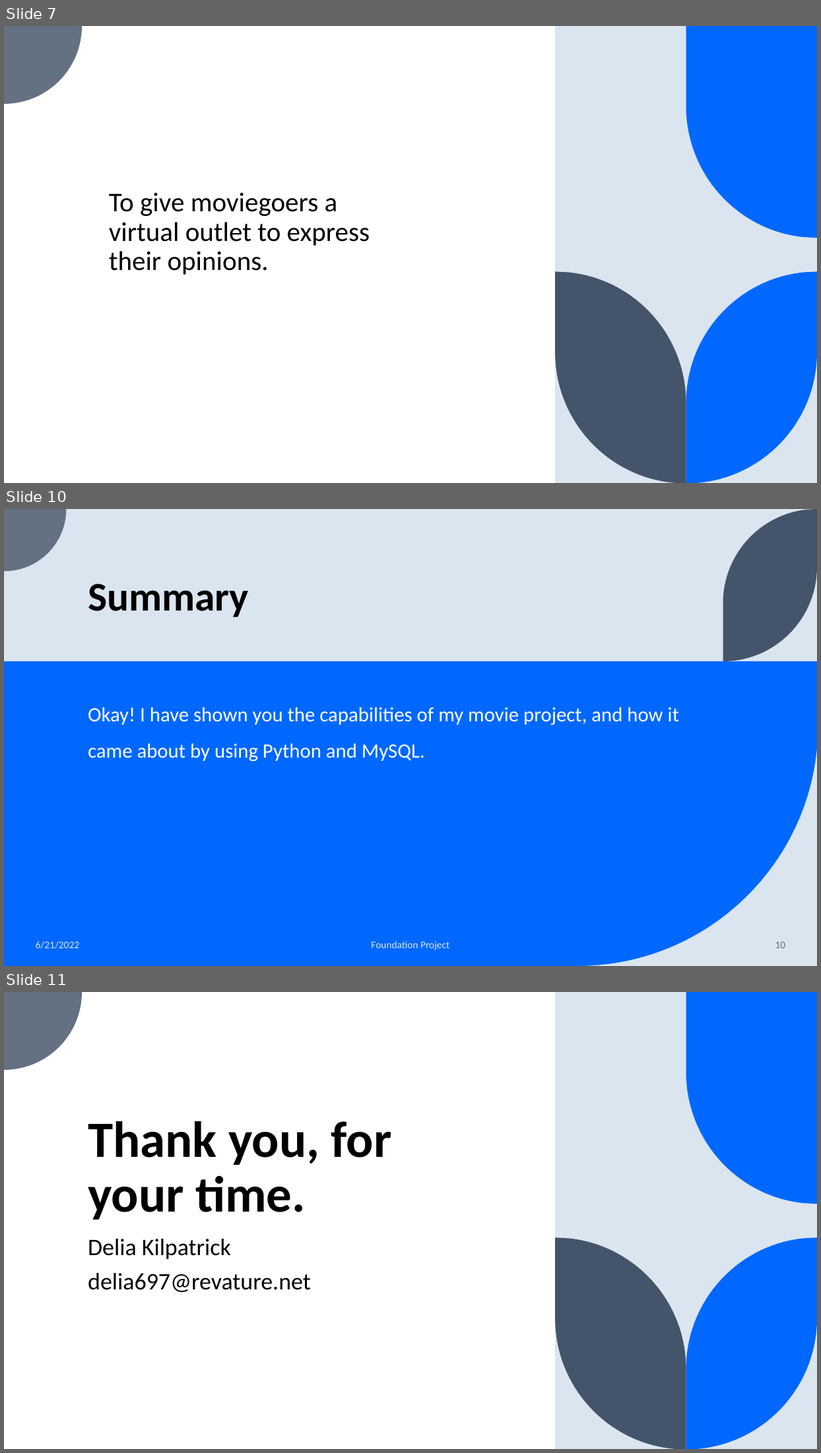
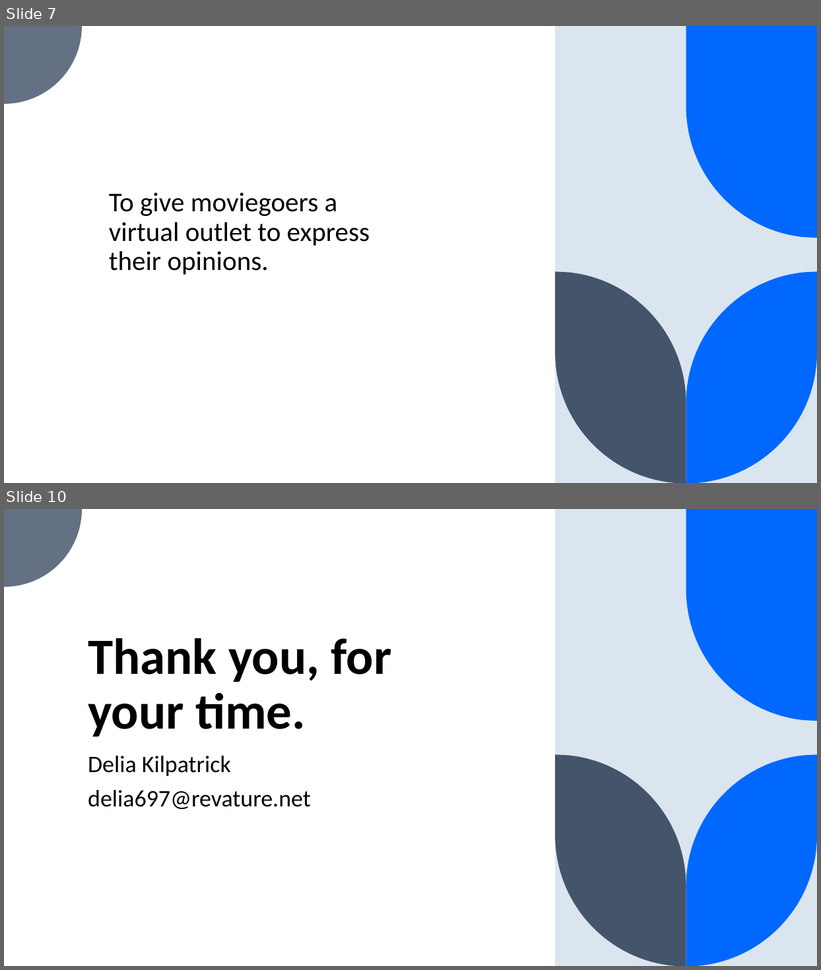
Before and after one commit to Delia-42/Movie_Project, a slide deck: Foundation Project_PP.pptx. Shown one above the other, each under a label of ours: slides 7, 10 and 11 before the commit, slides 7 and 10 after it; the slides between them are not shown. The pictures are 821x1453 and 821x970 pixels, drawn with LibreOffice and Linux fonts; fonts in the diff are those of the drawing. Boxes give left, top, right and bottom in pixels: in the first picture for what was removed or moved away, otherwise in the second. Text is boxed around its words. In the diff, an @@ line names an element or a change of style, - is before the commit and + after.

```diff
--- a/Foundation Project_PP.pptx
+++ b/Foundation Project_PP.pptx
@@ slide 10 removed at (4, 509, 817, 966), background #DAE5EF @@
@@ freeform shape removed at (4, 509, 66, 571) @@
@@ freeform shape removed at (723, 509, 817, 661) @@
@@ title removed at (88, 584, 249, 617) @@
-Summary
@@ rectangle removed at (4, 661, 817, 966) @@
@@ text removed at (88, 707, 679, 762) @@
-Okay! I have shown you the capabilities of my movie project, and how it came about by using Python and MySQL.
@@ freeform shape removed at (578, 725, 817, 966) @@
@@ text removed at (36, 941, 79, 949) @@
-6/21/2022
@@ text removed at (371, 941, 450, 951) @@
-Foundation Project
@@ page number removed at (776, 942, 786, 949) @@
-10
@@ what was slide 11 is now slide 10 @@
```
Also in this commit, not shown: 4 slides changed.
